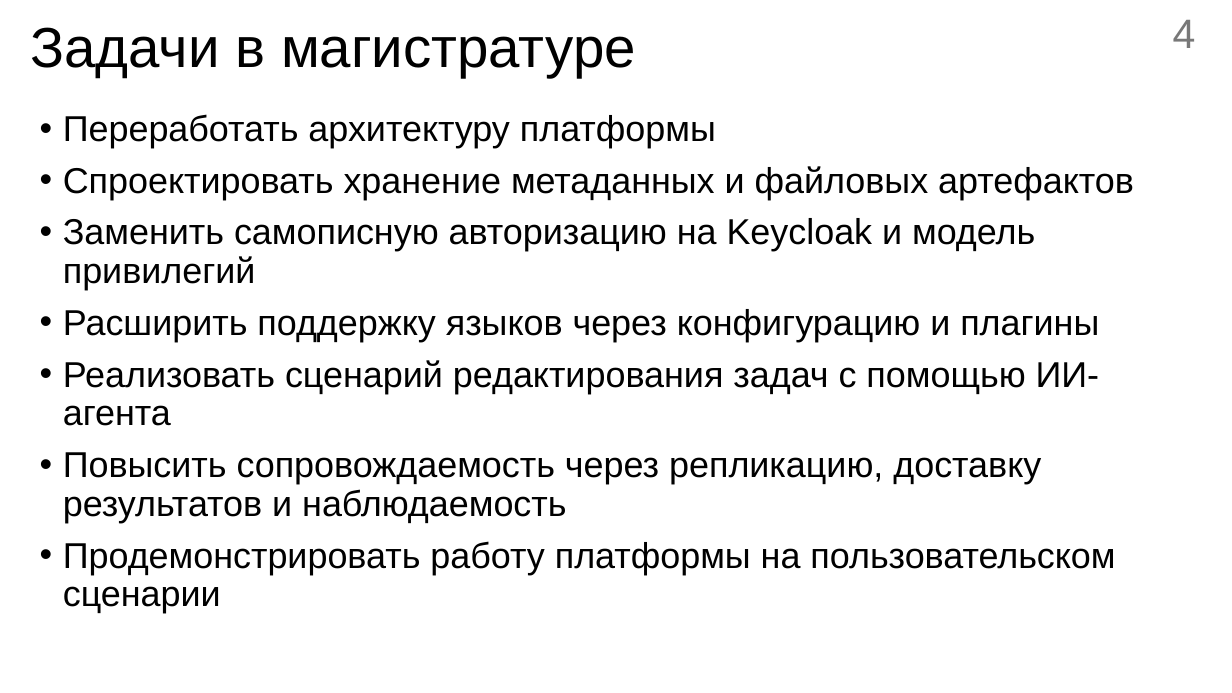
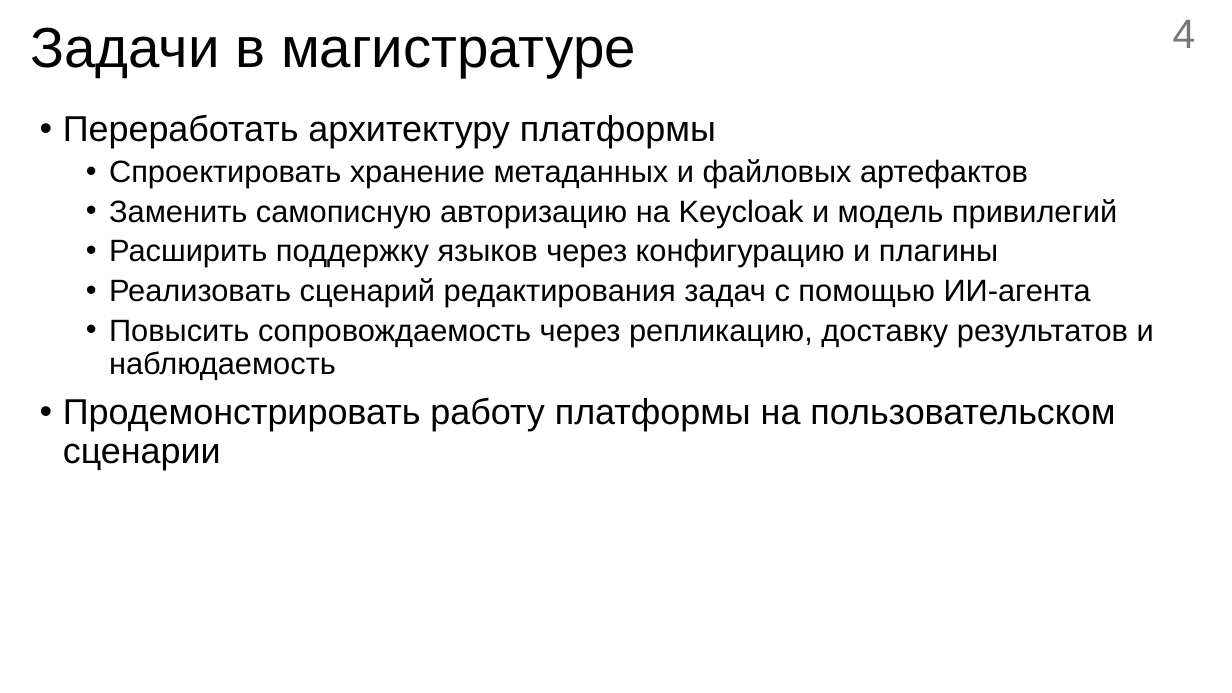
Before and after one commit to kemper0110/supreme-code, a slide deck: slide 4 of docs/6k/diploma/prez/prez2.pptx. Drawn at 1232x693 pixels with LibreOffice and Linux fonts; fonts in the diff are those of the drawing. Boxes give left, top, right and bottom in pixels: in the first picture for what was removed or moved away, otherwise in the second. Text is boxed around its words. In the diff, an @@ line names an element or a change of style, - is before the commit and + after.

```diff
--- a/docs/6k/diploma/prez/prez2.pptx
+++ b/docs/6k/diploma/prez/prez2.pptx
@@ text at (109, 159, 1154, 379): size 28 to 24 pt in "Спроектировать хранение метаданных и файловых артефактов", "Заменить самописную авторизацию на Keycloak и модель ...", "Расширить поддержку языков через конфигурацию и плагины", "Реализовать сценарий редактирования задач с помощью ИИ-агент ..." and 1 more places; list level 1 to 2 in "Спроектировать хранение метаданных и файловых ..."; list level 1 to 2 in "Заменить самописную авторизацию на Keycloak ..."; list level 1 to 2 in "Расширить поддержку языков через конфигурацию ..."; list level 1 to 2 in "Реализовать сценарий редактирования задач с ..."; list level 1 to 2 in "Повысить сопровождаемость через репликацию, доставку ..." @@
```
Also in this commit, not shown: 3 other slides changed, 1 other file.
